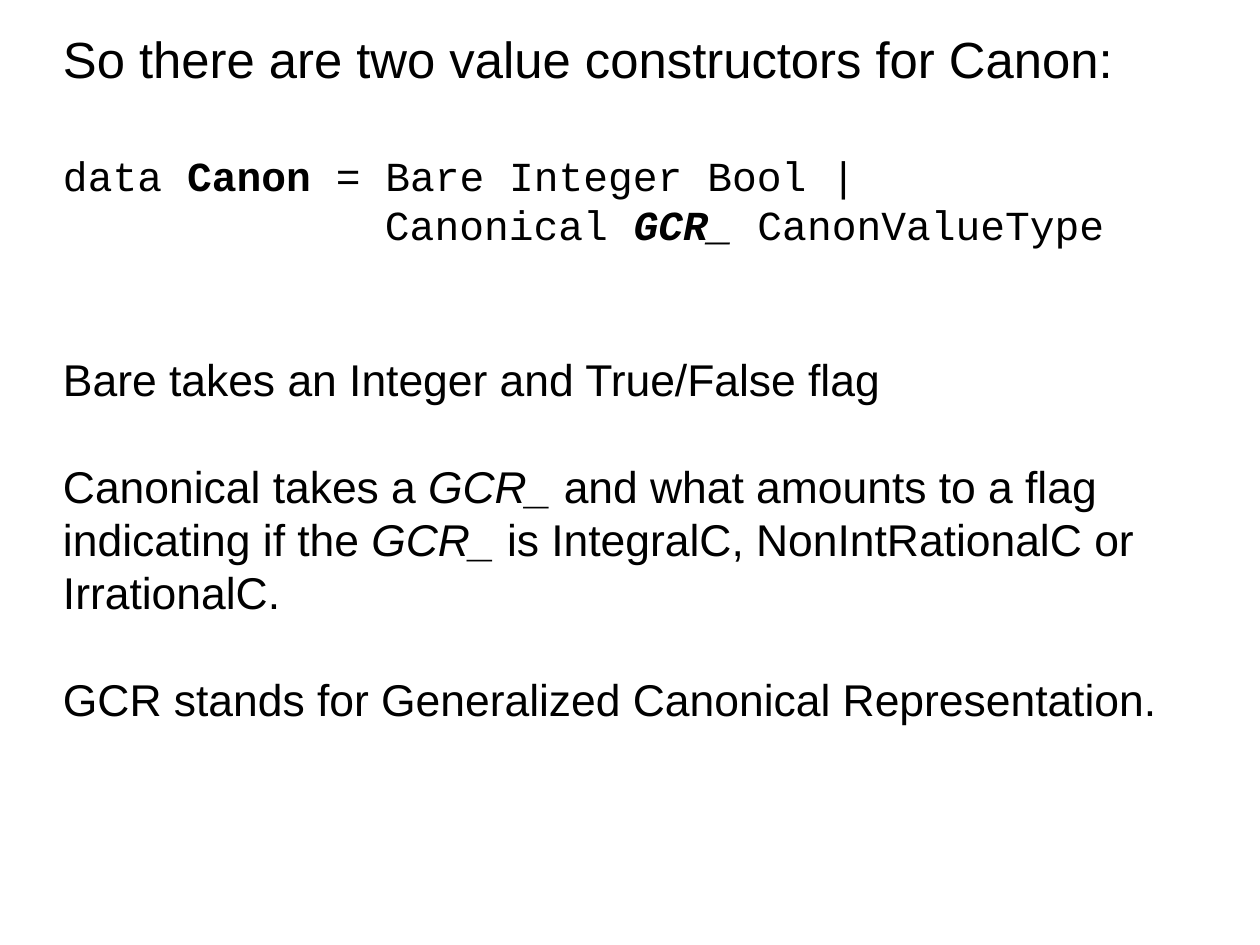
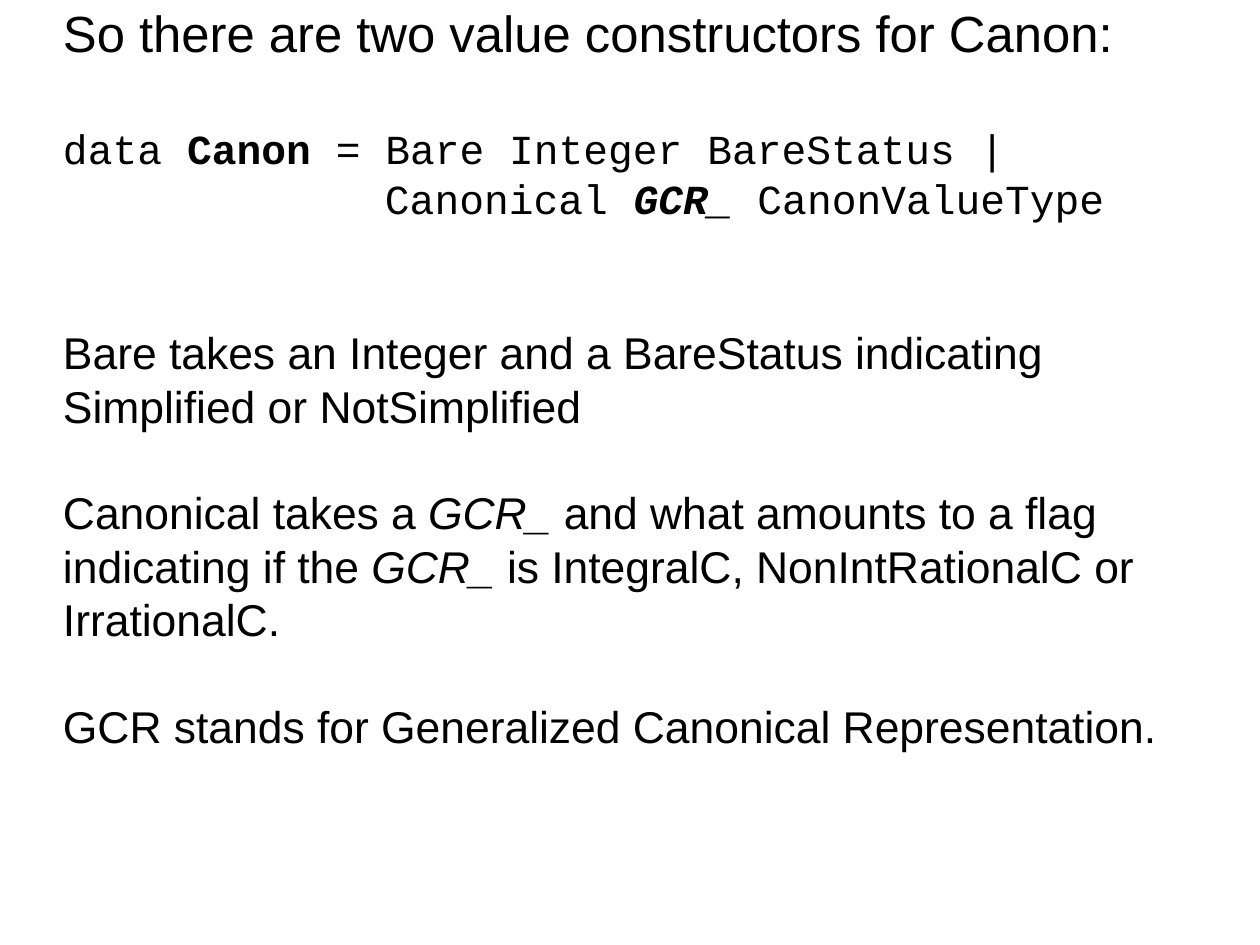
Before and after one commit to grandpascorpion/canon, a slide deck: slide 21 of goBigOrGoHome.odp. Drawn at 1260x945 pixels with LibreOffice and Linux fonts; fonts in the diff are those of the drawing. Boxes give left, top, right and bottom in pixels: in the first picture for what was removed or moved away, otherwise in the second. Text is boxed around its words. In the diff, an @@ line names an element or a change of style, - is before the commit and + after.

```diff
--- a/goBigOrGoHome.odp
+++ b/goBigOrGoHome.odp
@@ subtitle "So there are two value ...": place and size @@
-subtitle "So there are two value ..." at bbox=[63, 41, 1156, 725]
+subtitle "So there are two value ..." at bbox=[63, 15, 1156, 752]
@@ subtitle at bbox=[63, 134, 955, 173]: text changed @@
-data Canon = Bare Integer Bool |
+data Canon = Bare Integer BareStatus |
@@ subtitle at bbox=[63, 336, 1043, 432]: text changed @@
-Bare takes an Integer and True/False flag
+Bare takes an Integer and a BareStatus indicating Simplified or NotSimplified
```
Also in this commit, not shown: 15 other slides changed, 16 other files.
